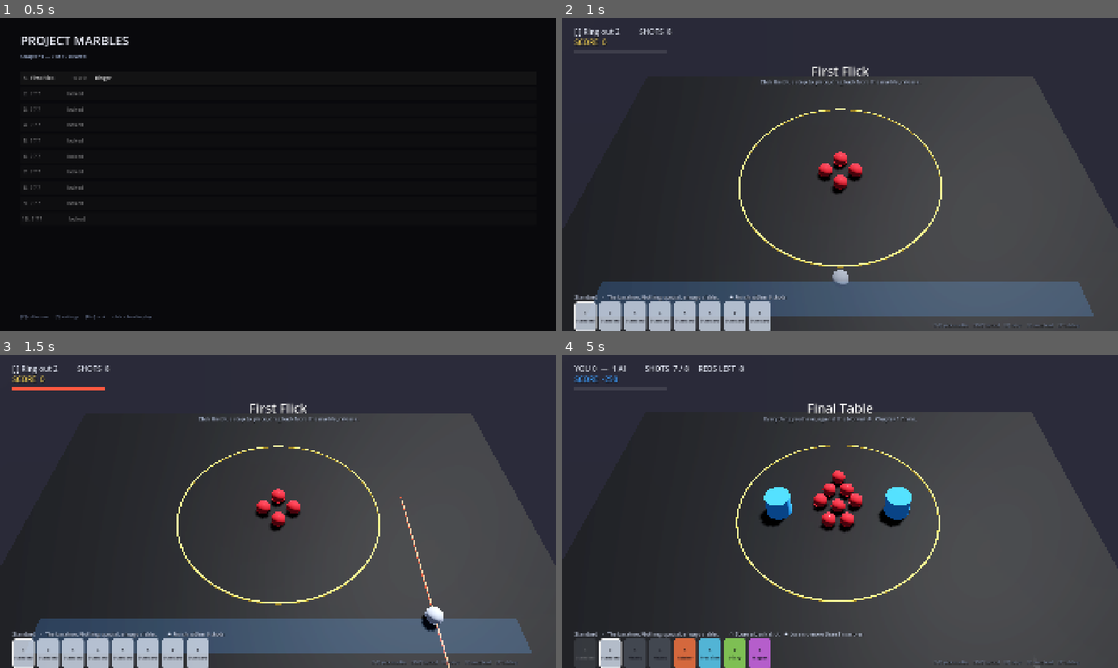
Above: before the commit, frames 1-4 (two rows, left to right).
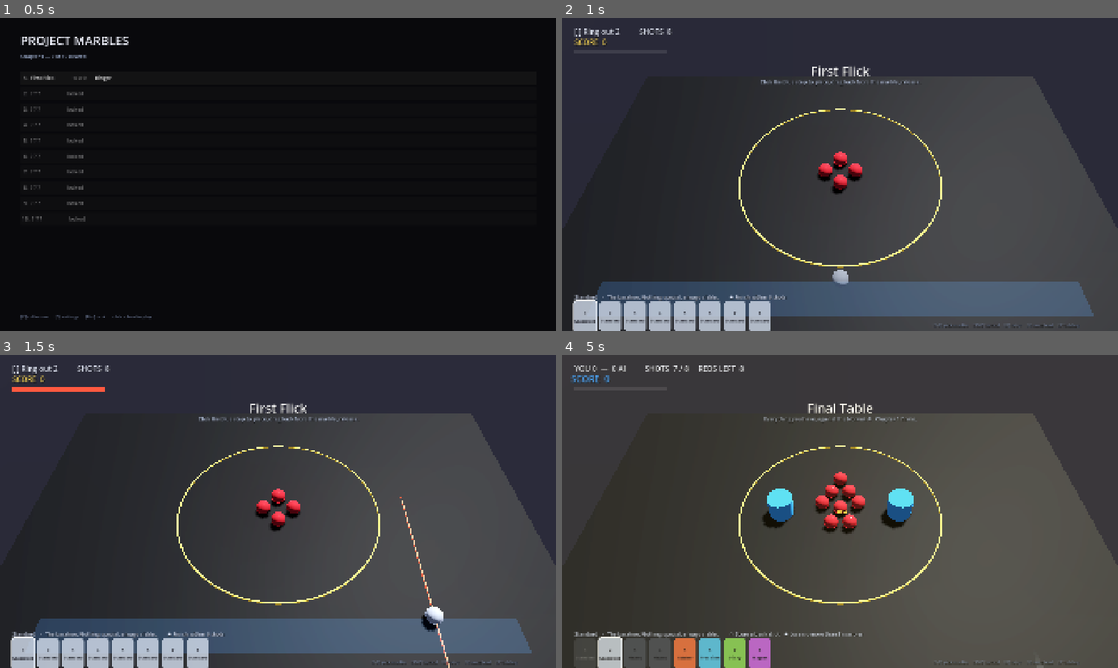
Above: after the commit, the same moments.

Repository: rookph-sys/Project_M
Game: Godot game, scene res://main.tscn
Same seed, same stepped clock (60 frames per second), same inputs: the game is played once before the commit and once after it.
Inputs (mouse positions are in pixels of both pictures, inside the frame that each line leads up to):
- Up to frame 1 (0.5 s): no input
- Up to frame 2 (1 s): click "1. First Flick ☆☆☆ Ringer" at 0.5 s
- Up to frame 3 (1.5 s): tap Enter (confirm) at 1.25 s; move the mouse to (400, 495) at 1.27 s; press the mouse at (400, 495) at 1.28 s
- Up to frame 4 (5 s): release the mouse at (962, 495) at 2 s; tap R (restart) at 2 s; drag from (728, 527) to (812, 574) at 2.02 s; tap Enter (confirm) at 2.75 s; move the mouse to (895, 442) at 2.77 s; hold Enter (confirm) 2.78-3.5 s; click (895, 442) at 3.05 s; drag from (812, 574) to (673, 464) at 3.52 s; move the mouse to (1006, 558) at 4.27 s; hold P (prev_level) from 4.28 s (still down); click (1006, 558) at 4.55 s; tap O (settings) at 4.9 s

Frame 1 is identical in both runs. In frame 2, 0.3% of the frame differs, in the area x 1-56%, y 15-100%; in frame 3, 0.3%; in frame 4, 2.5%, in the area x 1-100%, y 3-100%.

Commit message:
feat: juice pass - escalating popups, hit stop, squash, sparks
Takes the philosophy SPEC 52 lists from Balatro -- strong feedback, big
numbers, escalation -- not its look.

Score popups punch out of the impact point with overshoot; each further
scoring event in the same shot lands bigger, hotter and higher-pitched
than the last. Combo banner, directional camera kick plus a brief push
in, squash and stretch on the mesh only, spark bursts, score count-up,
and a PERFECT celebration on the winning shot.

Found a real physics bug on the way. Before adding hit stop I tested
whether Engine.time_scale changes results or just playback, and it
changed them: 3.92m at 1.0 versus 2.87m at 0.05. Marble was reading the
incoming delta, which Godot scales, while Jolt integrates on its own
fixed tick -- so slow motion had been quietly altering travel distance.
Marble now uses the fixed step and the spread is under 0.6

Diff:
--- a/scripts/game.gd
+++ b/scripts/game.gd
@@ -101,6 +101,9 @@
 	add_child(_audio)
 	_settings.apply_audio()
 	_audio.start_music(_settings.music_volume)
+	_juice = Juice.new()
+	add_child(_juice)
+	_juice.setup(_cam, _settings)
 	_hud = preload("res://scripts/hud.gd").new()
 	_hud.text_scale = _settings.text_scale
 	add_child(_hud)
@@ -592,6 +595,7 @@
 	var m := _held
 	_held = null
 
+	_combo_in_shot = 0
 	_shot_ctx = {
 		"marble": m,
 		"marble_id": m.def_id,
@@ -648,12 +652,7 @@
 	_update_controller(delta)
 	_lz_vis.visible = state == St.PLACE or state == St.AIM
 
-	if _cam_shake > 0.0:
-		_cam_shake = maxf(0.0, _cam_shake - delta * 4.0)
-		var s := _cam_shake * 0.06 * _settings.screen_shake
-		_cam.position = _cam_home + Vector3(randf_range(-s, s), randf_range(-s, s), randf_range(-s, s))
-	elif _cam.position != _cam_home:
-		_cam.position = _cam_home
+	_update_camera(delta)
 
 	match state:
 		St.PLACE:
@@ -792,9 +791,12 @@
 					match_stats["sinks"] += 1
 					score += 1000
 					_shot_ctx["sinks"] = _shot_ctx.get("sinks", 0) + 1
-					_pop()
+					_pop(p, 1000, Color(0.5, 0.85, 1.0))
 				elif not m.is_target:
 					score -= 250     # §40
+					match_stats["marbles_lost"] += 1
+					_audio.marble_lost()
+					_juice.popup(p, "-250", Color(1.0, 0.35, 0.3), 0)
 				break
 
 		if m.state == Marble.State.SUNK:
@@ -818,12 +820,11 @@
 					if by != "":
 						match_stats["ring_out_by"][by] = match_stats["ring_out_by"].get(by, 0) + 1
 				_shot_ctx["ring_outs"] = _shot_ctx.get("ring_outs", 0) + 1
-				_pop()
-
-
-func _pop() -> void:
-	_audio.score_event(randf_range(0.95, 1.12))
-	_cam_shake = maxf(_cam_shake, 0.7)
+				_pop(p, 1000, Color(1.0, 0.85, 0.3))
+
+
+func _pop(at: Vector3 = Vector3.ZERO, points: int = 1000, color: Color = Color(1.0, 0.85, 0.3)) -> void:
+	_score_feedback(at, points, color)
 	if state == St.RESOLVE and not is_versus and _primary_met():
 		_trigger_slowmo()
 
@@ -896,6 +897,9 @@
 		_hud.flash(why, _objective_summary() + "      [R] retry")
 		return
 
+	_juice.popup(Vector3.ZERO, "PERFECT!", Color(1.0, 0.9, 0.35), 4)
+	_juice.flash(Color(1.0, 0.95, 0.6), 0.12)
+	_juice.hit_stop(0.12)
 	var stars := "★".repeat(r["medals"]) + "☆".repeat(3 - r["medals"])
 	var line := "Score %d   %s" % [r["score"], stars]
 	if r["unlocked"] != "":
@@ -1176,8 +1180,7 @@
 
 func _on_hit_marble(other: Marble, speed: float, src: Marble) -> void:
 	_audio.impact(speed)
-	if speed > 2.0:
-		_cam_shake = maxf(_cam_shake, clampf(speed / 7.0, 0.0, 0.8))
+	_impact_feedback(src, other, speed)
 	if _shot_ctx.is_empty() or _shot_ctx["marble"] != src:
 		return
 
@@ -1459,3 +1462,104 @@
 	t.tween_property(_fade, "color:a", 1.0, out_time)
 	t.tween_callback(mid)
 	t.tween_property(_fade, "color:a", 0.0, in_time)
+
+
+# ---------------------------------------------------------------- juice ----
+
+const HIT_STOP_LIGHT := 0.035
+const HIT_STOP_HEAVY := 0.085
+
+var _juice: Juice
+var _combo_in_shot := 0
+var _cam_kick := Vector3.ZERO
+var _cam_zoom := 0.0
+
+
+## Everything that happens when one marble strikes another, scaled by how hard.
+func _impact_feedback(a: Marble, b: Marble, speed: float) -> void:
+	var dir := (b.global_position - a.global_position).normalized()
+	var hard: float = clampf(speed / 4.5, 0.0, 1.0)
+
+	a.squash(dir, hard * 0.9)
+	b.squash(-dir, hard)
+
+	if hard > 0.12:
+		_spawn_sparks(a.global_position.lerp(b.global_position, 0.5), b.def["color"], hard)
+	if hard > 0.30:
+		_cam_kick = dir * (hard * 0.30)
+		_cam_zoom = maxf(_cam_zoom, hard * 0.28)
+		_cam_shake = maxf(_cam_shake, hard * 0.9)
+	# A freeze only on contacts worth noticing, or it feels like stutter.
+	if hard > 0.55:
+		_juice.hit_stop(HIT_STOP_LIGHT + (hard - 0.55) * HIT_STOP_HEAVY)
+
+
+## A scoring event: the number flies, the combo climbs, the screen reacts.
+func _score_feedback(at: Vector3, points: int, color: Color) -> void:
+	_combo_in_shot += 1
+	_juice.popup(at, "+%d" % points, color, _combo_in_shot - 1)
+	_juice.combo(_combo_in_shot)
+	_juice.flash(color, 0.05 + _combo_in_shot * 0.02)
+	_juice.hit_stop(HIT_STOP_LIGHT + _combo_in_shot * 0.012)
+	_cam_shake = maxf(_cam_shake, 0.8 + _combo_in_shot * 0.25)
+	_cam_zoom = maxf(_cam_zoom, 0.3)
+	# Each one in a chain rings a step higher — the escalation is the reward.
+	_audio.score_event(0.9 + _combo_in_shot * 0.14)
+	_spawn_sparks(at, color, 1.0)
+
+
+func _spawn_sparks(at: Vector3, color: Color, strength: float) -> void:
+	var p := GPUParticles3D.new()
+	p.amount = int(6 + strength * 22)
+	p.lifetime = 0.45
+	p.one_shot = true
+	p.explosiveness = 1.0
+	p.position = Vector3(at.x, MarbleData.RADIUS, at.z)
+
+	var m := ParticleProcessMaterial.new()
+	m.direction = Vector3(0, 1, 0)
+	m.spread = 75.0
+	m.initial_velocity_min = 0.8 * strength
+	m.initial_velocity_max = 2.6 * strength
+	m.gravity = Vector3(0, -4.0, 0)
+	m.scale_min = 0.012
+	m.scale_max = 0.030
+	m.color = color
+	p.process_material = m
+
+	var mesh := SphereMesh.new()
+	mesh.radius = 1.0
+	mesh.height = 2.0
+	mesh.radial_segments = 4
+	mesh.rings = 2
+	var mat := StandardMaterial3D.new()
+	mat.shading_mode = BaseMaterial3D.SHADING_MODE_UNSHADED
+	mat.vertex_color_use_as_albedo = true
+	mat.emission_enabled = true
+	mat.emission = color
+	mat.emission_energy_multiplier = 2.0
+	mat.transparency = BaseMaterial3D.TRANSPARENCY_ALPHA
+	mesh.material = mat
+	p.draw_pass_1 = mesh
+
+	_dynamic.add_child(p)
+	p.emitting = true
+	get_tree().create_timer(1.2).timeout.connect(func():
+		if is_instance_valid(p):
+			p.queue_free())
+
+
+## Directional kick plus a brief push-in, on top of the random shake.
+func _update_camera(delta: float) -> void:
+	_cam_kick = _cam_kick.lerp(Vector3.ZERO, clampf(delta * 9.0, 0.0, 1.0))
+	_cam_zoom = lerpf(_cam_zoom, 0.0, clampf(delta * 6.0, 0.0, 1.0))
+
+	var shake := Vector3.ZERO
+	if _cam_shake > 0.0:
+		_cam_shake = maxf(0.0, _cam_shake - delta * 4.0)
+		var s: float = _cam_shake * 0.06 * _settings.screen_shake
+		shake = Vector3(randf_range(-s, s), randf_range(-s, s), randf_range(-s, s))
+
+	var toward := (Vector3.ZERO - _cam_home).normalized() * _cam_zoom * 0.45
+	_cam.position = _cam_home + shake + toward \
+		+ _cam_kick * _settings.screen_shake
--- a/scripts/hud.gd
+++ b/scripts/hud.gd
@@ -15,6 +15,8 @@
 var _debug: Label
 var _banner_t := 0.0
 var text_scale := 1.0
+var _shown_score := 0.0
+var _score_punch := 0.0
 var _chips: Array[Panel] = []
 
 const FONT_BIG := 44
@@ -111,6 +113,14 @@
 	_banner.text = title
 	_sub.text = sub
 	_banner_t = 3.2
+	# Punch the banner in with overshoot and a slight tilt.
+	_banner.pivot_offset = _banner.size * 0.5
+	_banner.scale = Vector2(0.55, 0.55)
+	_banner.rotation = randf_range(-0.045, 0.045)
+	var t := create_tween()
+	t.tween_property(_banner, "scale", Vector2.ONE, 0.30) \
+		.set_trans(Tween.TRANS_BACK).set_ease(Tween.EASE_OUT)
+	t.parallel().tween_property(_banner, "rotation", 0.0, 0.34)
 
 
 func _process(delta: float) -> void:
@@ -146,8 +156,19 @@
 			var done: bool = Objectives.met(o, g.match_stats)
 			goals.append("%s %s" % ["[x]" if done else "[ ]", Objectives.describe(o)])
 		_top.text = "%s          SHOTS  %d" % ["     ".join(goals), g.shots_left]
-	_score.text = "SCORE  %d" % g.score
+	# Count up rather than snapping: a number that races to its target sells the
+	# size of a scoring shot far better than the final value does.
+	if absf(g.score - _shown_score) > 0.5:
+		_shown_score = lerpf(_shown_score, float(g.score), 0.22)
+		_score_punch = 1.0
+	else:
+		_shown_score = g.score
+	_score.text = "SCORE  %d" % int(round(_shown_score))
+	_score_punch = maxf(0.0, _score_punch - 0.06)
+	_score.pivot_offset = _score.size * 0.5
+	_score.scale = Vector2.ONE * (1.0 + _score_punch * 0.22)
 	_power_fill.size.x = 320.0 * g._aim_power
+	_power_fill.size.y = 12 + g._aim_power * 8.0
 	_power_fill.color = Color(0.45, 1.0, 0.65).lerp(Color(1.0, 0.35, 0.25), g._aim_power)
 
 	_sync_bag(g)
@@ -218,6 +239,9 @@
 			sb.bg_color = Color(col.r, col.g, col.b, 0.85)
 			sb.set_border_width_all(3 if i == g.selected else 0)
 			sb.border_color = Color(1, 1, 1, 0.95)
+		p.pivot_offset = p.size * 0.5
+		var want: float = 1.12 if i == g.selected and not g.bag_used[i] else 1.0
+		p.scale = p.scale.lerp(Vector2.ONE * want, 0.25)
 		var l: Label = p.get_child(0)
 		l.text = "%d\n%s" % [i + 1, d["name"]]
 		l.add_theme_color_override("font_color",
--- /dev/null
+++ b/scripts/juice.gd
@@ -0,0 +1,144 @@
+class_name Juice
+extends CanvasLayer
+
+## Feedback layer (SPEC §55, §2.4).
+##
+## What is taken from Balatro here is the philosophy §52 lists — strong
+## feedback, large numbers, fast transitions, escalation — not its look. No
+## card layout, no palette, no CRT.
+##
+## The rule everything below follows: an event's loudness scales with how much
+## it mattered. A glancing tap gets a tick. The shot that wins the level gets
+## the works.
+
+const POP_RISE := 86.0           # pixels a score popup drifts upward
+const POP_LIFE := 0.95
+
+var cam: Camera3D
+var settings: Settings
+
+var _flash: ColorRect
+var _vignette: ColorRect
+var _combo_label: Label
+var _combo_t := 0.0
+var _hit_stop_until := 0
+
+
+func setup(camera: Camera3D, opts: Settings) -> void:
+	cam = camera
+	settings = opts
+	layer = 15                   # above the HUD (10), below the menu (20)
+
+	_flash = ColorRect.new()
+	_flash.color = Color(1, 1, 1, 0.0)
+	_flash.set_anchors_preset(Control.PRESET_FULL_RECT)
+	_flash.mouse_filter = Control.MOUSE_FILTER_IGNORE
+	add_child(_flash)
+
+	_combo_label = _make_label(72)
+	_combo_label.modulate.a = 0.0
+	_combo_label.horizontal_alignment = HORIZONTAL_ALIGNMENT_CENTER
+	_combo_label.anchor_left = 0.0
+	_combo_label.anchor_right = 1.0
+	_combo_label.offset_top = 250
+	add_child(_combo_label)
+
+
+func _make_label(size: int) -> Label:
+	var l := Label.new()
+	l.add_theme_font_size_override("font_size", size)
+	l.add_theme_color_override("font_outline_color", Color(0, 0, 0, 0.85))
+	l.add_theme_constant_override("outline_size", 10)
+	l.mouse_filter = Control.MOUSE_FILTER_IGNORE
+	return l
+
+
+## A number that punches out of the point it happened at.
+##
+## `step` is how many scoring events this shot has already produced: each one
+## lands bigger, higher and hotter than the last. That escalation is the single
+## most load-bearing piece of juice in the whole game.
+func popup(world_pos: Vector3, text: String, base_color: Color, step: int = 0) -> void:
+	if cam == null:
+		return
+	var size: int = int(round((62 + step * 14) * _text_scale()))
+	var l := _make_label(size)
+	l.text = text
+	var hot: Color = base_color.lerp(Color(1.0, 0.92, 0.35), minf(step * 0.22, 0.85))
+	l.add_theme_color_override("font_color", hot)
+	add_child(l)
+
+	var at := cam.unproject_position(world_pos)
+	l.position = at - Vector2(140, 44)
+	l.size = Vector2(280, 88)
+	l.horizontal_alignment = HORIZONTAL_ALIGNMENT_CENTER
+	l.pivot_offset = l.size * 0.5
+	l.scale = Vector2(0.25, 0.25)
+	l.rotation = randf_range(-0.13, 0.13)
+
+	var t := create_tween()
+	t.set_parallel(true)
+	# Overshoot then settle — a straight scale-in reads as a UI element, the
+	# overshoot reads as an impact.
+	t.tween_property(l, "scale", Vector2.ONE * (1.0 + step * 0.06), 0.16) \
+		.set_trans(Tween.TRANS_BACK).set_ease(Tween.EASE_OUT)
+	t.tween_property(l, "position:y", l.position.y - POP_RISE, POP_LIFE) \
+		.set_trans(Tween.TRANS_QUAD).set_ease(Tween.EASE_OUT)
+	t.tween_property(l, "modulate:a", 0.0, POP_LIFE * 0.6).set_delay(POP_LIFE * 0.4)
+	t.chain().tween_callback(l.queue_free)
+
+
+## Big centred multiplier, Balatro's one unmissable readout.
+func combo(count: int) -> void:
+	if count < 2:
+		return
+	_combo_label.text = "%d× COMBO" % count
+	_combo_label.add_theme_font_size_override("font_size",
+		int(round((64 + count * 12) * _text_scale())))
+	_combo_label.add_theme_color_override("font_color",
+		Color(1.0, 0.85, 0.3).lerp(Color(1.0, 0.35, 0.25), minf(count * 0.2, 1.0)))
+	_combo_label.pivot_offset = _combo_label.size * 0.5
+	_combo_label.scale = Vector2(0.5, 0.5)
+	_combo_label.modulate.a = 1.0
+	_combo_label.rotation = randf_range(-0.05, 0.05)
+
+	var t := create_tween()
+	t.set_parallel(true)
+	t.tween_property(_combo_label, "scale", Vector2.ONE, 0.22) \
+		.set_trans(Tween.TRANS_BACK).set_ease(Tween.EASE_OUT)
+	t.tween_property(_combo_label, "modulate:a", 0.0, 0.5).set_delay(0.55)
+
+
+## A wash of colour over the whole screen. Kept brief and low-alpha; this is
+## seasoning, and at full strength it reads as a bug.
+func flash(color: Color, strength: float = 0.25) -> void:
+	var s: float = strength * _shake_scale()
+	if s <= 0.001:
+		return
+	# Deliberately subtle. At the first strength I tried this tinted the whole
+	# table and read as a rendering fault rather than as impact.
+	_flash.color = Color(color.r, color.g, color.b, clampf(s, 0.0, 0.14))
+	var t := create_tween()
+	t.tween_property(_flash, "color:a", 0.0, 0.18)
+
+
+## A true freeze: the scene tree pauses, so zero physics steps run and the
+## simulation cannot drift. Unlike Engine.time_scale, which does change results
+## because the engine keeps integrating at a rate the game code cannot see.
+func hit_stop(seconds: float) -> void:
+	if seconds <= 0.0 or get_tree().paused:
+		return
+	get_tree().paused = true
+	# process_always, or the timer would be frozen along with everything else.
+	var timer := get_tree().create_timer(seconds, true, false, true)
+	timer.timeout.connect(func(): get_tree().paused = false)
+
+
+func _text_scale() -> float:
+	return settings.text_scale if settings else 1.0
+
+
+func _shake_scale() -> float:
+	# The screen-shake slider governs full-screen effects too: someone who
+	# turned shake down did not ask for the screen to strobe instead.
+	return settings.screen_shake if settings else 1.0
--- a/scripts/marble.gd
+++ b/scripts/marble.gd
@@ -185,7 +185,12 @@
 	_force_ramp = 0.0
 
 
-func _physics_process(delta: float) -> void:
+func _physics_process(_delta: float) -> void:
+	# Use the FIXED step, never the delta handed in: Engine.time_scale scales
+	# that delta while Jolt keeps integrating on its own fixed tick. Reading the
+	# scaled value made damping and settle detection disagree with the engine,
+	# so slow motion quietly changed how far a marble travelled.
+	var delta := 1.0 / float(Engine.physics_ticks_per_second)
 	_contact_cooldown = maxf(0.0, _contact_cooldown - delta)
 
 	if state == State.CAPTURED or state == State.SUNK or state == State.LOST:
@@ -300,6 +305,7 @@
 
 func _process(_delta: float) -> void:
 	_update_trail()
+	_update_squash()
 	if _marker:
 		_marker.global_position = global_position + Vector3(0, 0.17, 0)
 		_marker.visible = state != State.CAPTURED and state != State.SUNK \
@@ -384,3 +390,39 @@
 		_trail_mesh.surface_set_color(Color(col.r, col.g, col.b, 0.55 * t * t))
 		_trail_mesh.surface_add_vertex(p + side)
 	_trail_mesh.surface_end()
+
+
+# ------------------------------------------------- squash and stretch ----
+#
+# §2.4. A rigid sphere that hits something and stays perfectly round reads as
+# weightless. The collider never changes — only the mesh — so this is purely
+# cosmetic and cannot affect a result.
+
+var _squash := 0.0
+var _squash_axis := Vector3.FORWARD
+
+
+func squash(direction: Vector3, strength: float) -> void:
+	if _mesh == null:
+		return
+	_squash_axis = direction.normalized() if direction.length() > 0.01 else Vector3.FORWARD
+	_squash = clampf(maxf(_squash, strength), 0.0, 1.0)
+
+
+func _update_squash() -> void:
+	if _mesh == null:
+		return
+	if _squash <= 0.001:
+		if _mesh.scale != Vector3.ONE:
+			_mesh.scale = Vector3.ONE
+			_mesh.basis = Basis.IDENTITY
+		return
+	_squash = maxf(0.0, _squash - 0.085)
+
+	# Flatten along the impact axis, bulge across it, conserving volume enough
+	# that it reads as rubber rather than as a scaling bug.
+	var k: float = _squash * 0.42
+	var along := 1.0 - k
+	var across := 1.0 + k * 0.55
+	var b := Basis.looking_at(_squash_axis, Vector3.UP)
+	_mesh.transform = Transform3D(b.scaled(Vector3(across, across, along)), Vector3.ZERO)
Not shown, added: docs/preview-polish.png.import
Not shown, added: scripts/juice.gd.uid
Not shown, added: tools/timescale_probe.gd.uid
Not shown, changed: docs/PROTOTYPE.md
Not shown, changed: docs/demo.mp4
